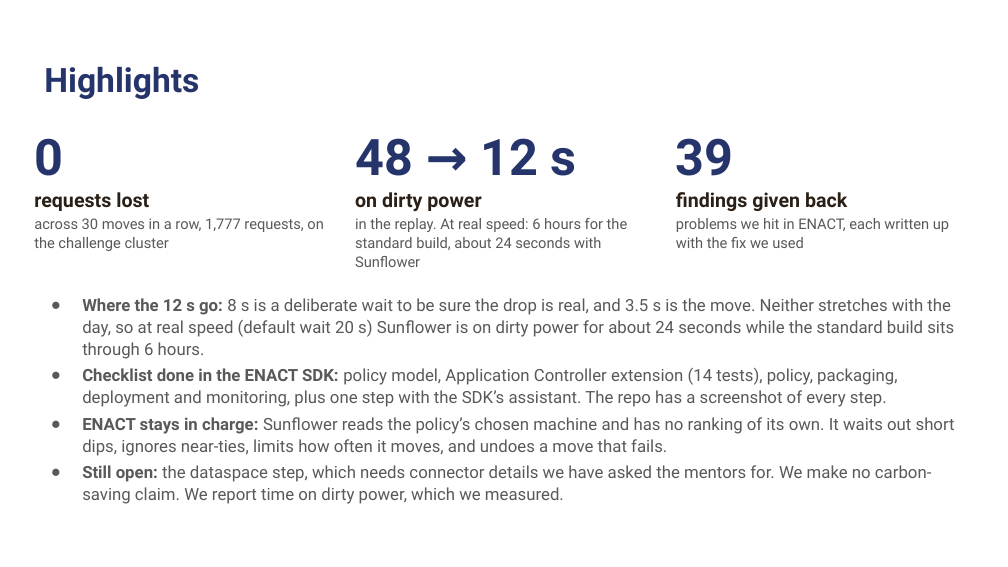
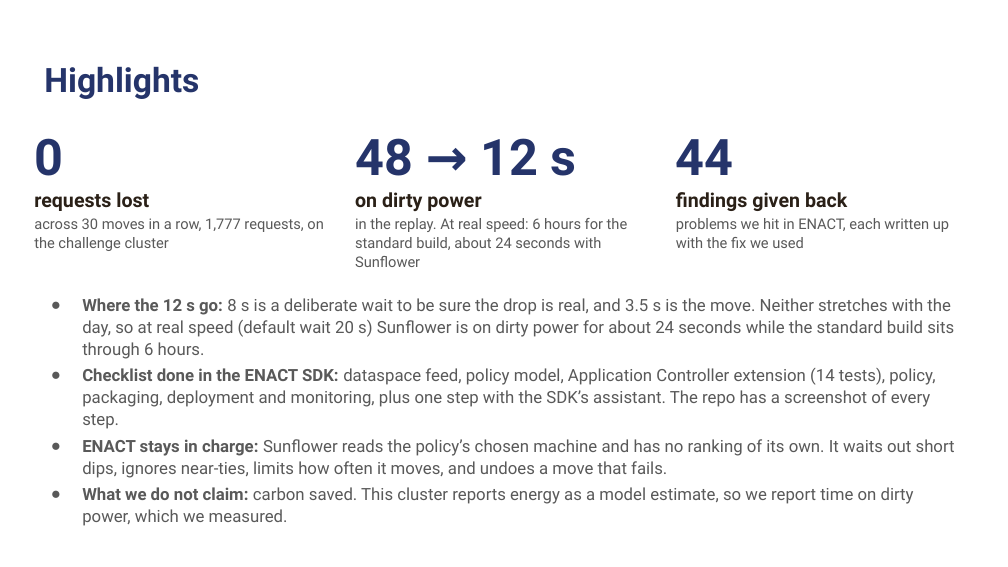
Before and after one commit to kinnuworks/sunflower-enact, a slide deck: slide 4 of docs/slides/Sunflower-VelesHack.pptx. Drawn at 1008x567 pixels with LibreOffice and Linux fonts; fonts in the diff are those of the drawing; background and template pictures are left out. Boxes give left, top, right and bottom in pixels: in the first picture for what was removed or moved away, otherwise in the second. Text is boxed around its words. In the diff, an @@ line names an element or a change of style, - is before the commit and + after.

Commit message:
Connect the ENACT dataspace: GreenCharge now reads the transferred carbon-intensity asset
Done through the SDK's Dataspaces module (screenshots 23 to 32): consumer connector added,
grid-carbon-intensity found in the provider's catalogue, contract negotiated, file transferred
and saved unedited under greencharge/dataspace. application.yml points at it for local runs
and the scene scripts mount it into both copies, whose badge now reads "live (dataspace
file)". Four findings from the step are added to the field report, and the README, slides,
pitch and question sheet no longer list it as open.

```diff
--- a/docs/slides/Sunflower-VelesHack.pptx
+++ b/docs/slides/Sunflower-VelesHack.pptx
@@ text at <box>676,139,734,175</box>: text changed @@
-39
+44
@@ text at <box>82,368,935,429</box>: text changed @@
-● Checklist done in the ENACT SDK: policy model, Application Controller extension (14 tests), policy, packaging, deployment and monitoring, plus one step with the SDK’s assistant. The repo has a screenshot of every step.
+● Checklist done in the ENACT SDK: dataspace feed, policy model, Application Controller extension (14 tests), policy, packaging, deployment and monitoring, plus one step with the SDK’s assistant. The repo has a screenshot of every step.
@@ text at <box>82,487,914,504</box>: text changed @@
-● Still open: the dataspace step, which needs connector details we have asked the mentors for. We make no carbon-saving claim. We report time on dirty power, which we measured.
+● What we do not claim: carbon saved. This cluster reports energy as a model estimate, so we report time on dirty power, which we measured.
```
Also in this commit, not shown: 2 other slides changed, 21 other files.
